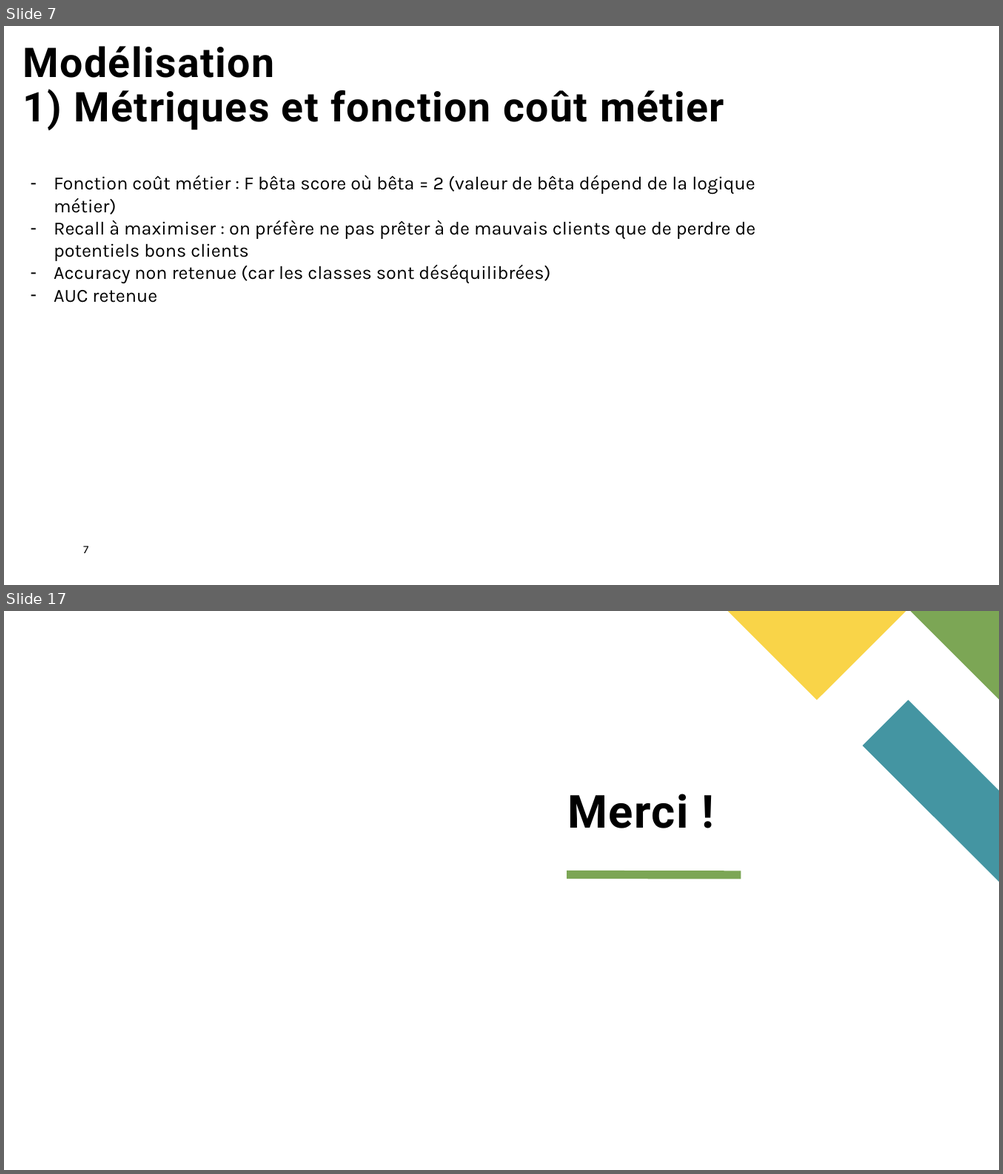
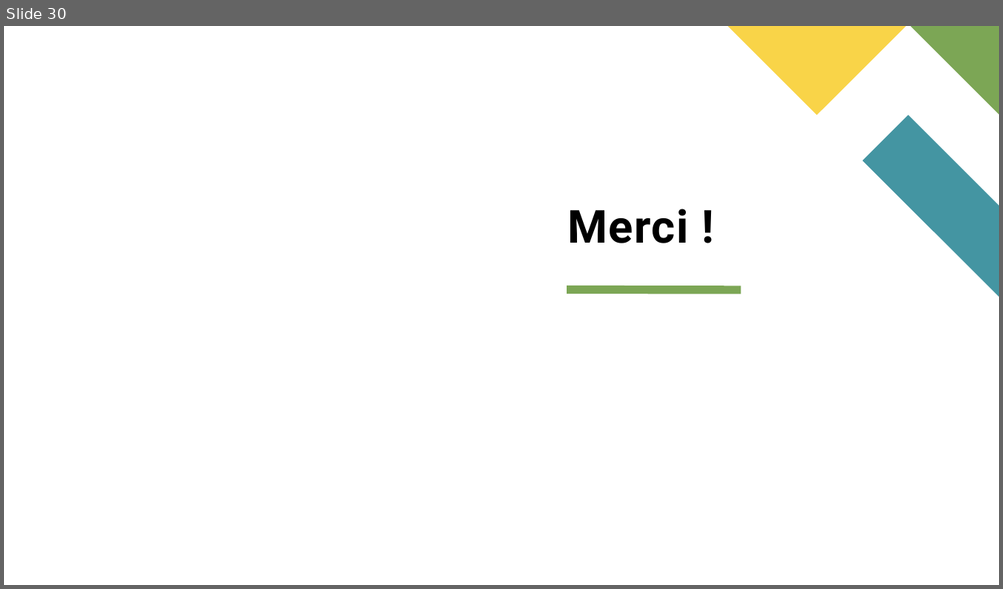
Before and after one commit to oumeima-elgharbi/P8_Data_Science_OpenClassrooms, a slide deck: P8_presentation.pptx. Shown one above the other, each under a label of ours: slides 7 and 17 before the commit, slide 30 after it; the slides between them are not shown. The pictures are 1003x1174 and 1003x589 pixels, drawn with LibreOffice and Linux fonts; fonts in the diff are those of the drawing. Boxes give left, top, right and bottom in pixels: in the first picture for what was removed or moved away, otherwise in the second. Text is boxed around its words. In the diff, an @@ line names an element or a change of style, - is before the commit and + after.

```diff
--- a/P8_presentation.pptx
+++ b/P8_presentation.pptx
@@ slide 7 removed at (x1=4, y1=26, x2=999, y2=585), background #FFFFFF @@
@@ title removed at (x1=23, y1=46, x2=724, y2=130) @@
-Modélisation
-1) Métriques et fonction coût métier
@@ text removed at (x1=54, y1=175, x2=756, y2=303) @@
-– Fonction coût métier : F bêta score où bêta = 2 (valeur de bêta dépend de la logique métier)
-– Recall à maximiser : on préfère ne pas prêter à de mauvais clients que de perdre de potentiels bons clients
-– Accuracy non retenue (car les classes sont déséquilibrées)
-– AUC retenue
@@ page number removed at (x1=83, y1=546, x2=88, y2=554) @@
-7
@@ what was slide 17 is now slide 30 @@
```
Also in this commit, not shown: 3 slides changed, 26 slides added, 12 other slides removed, 1 other file.
